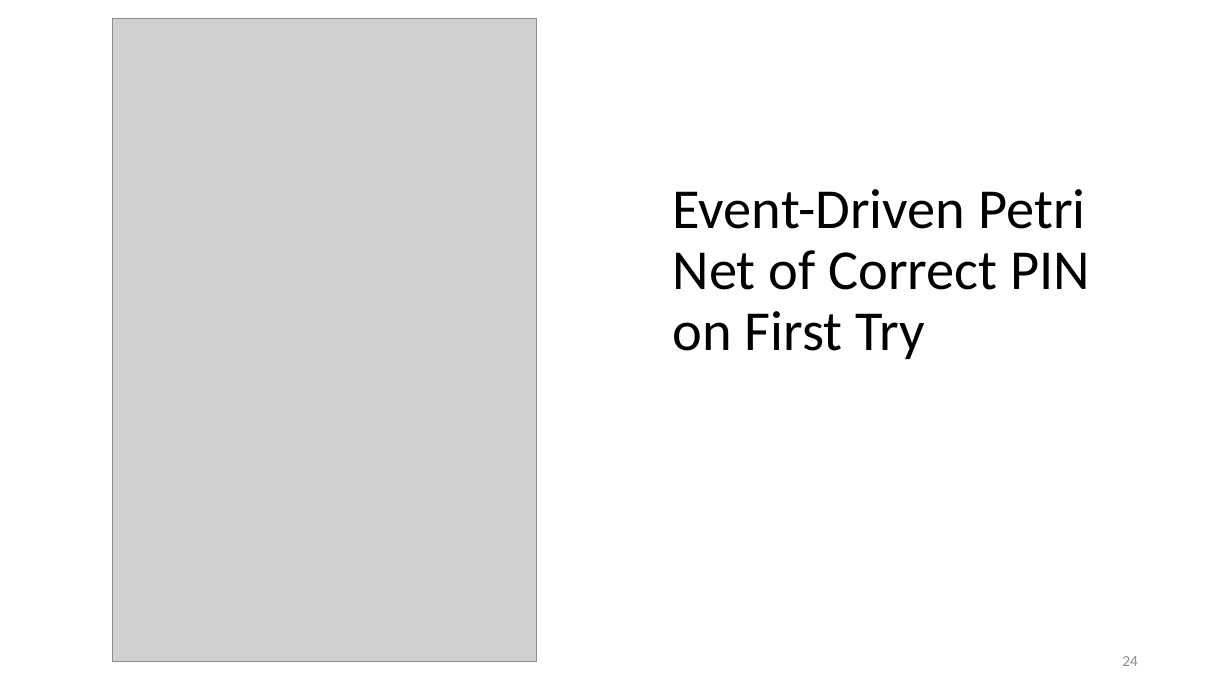
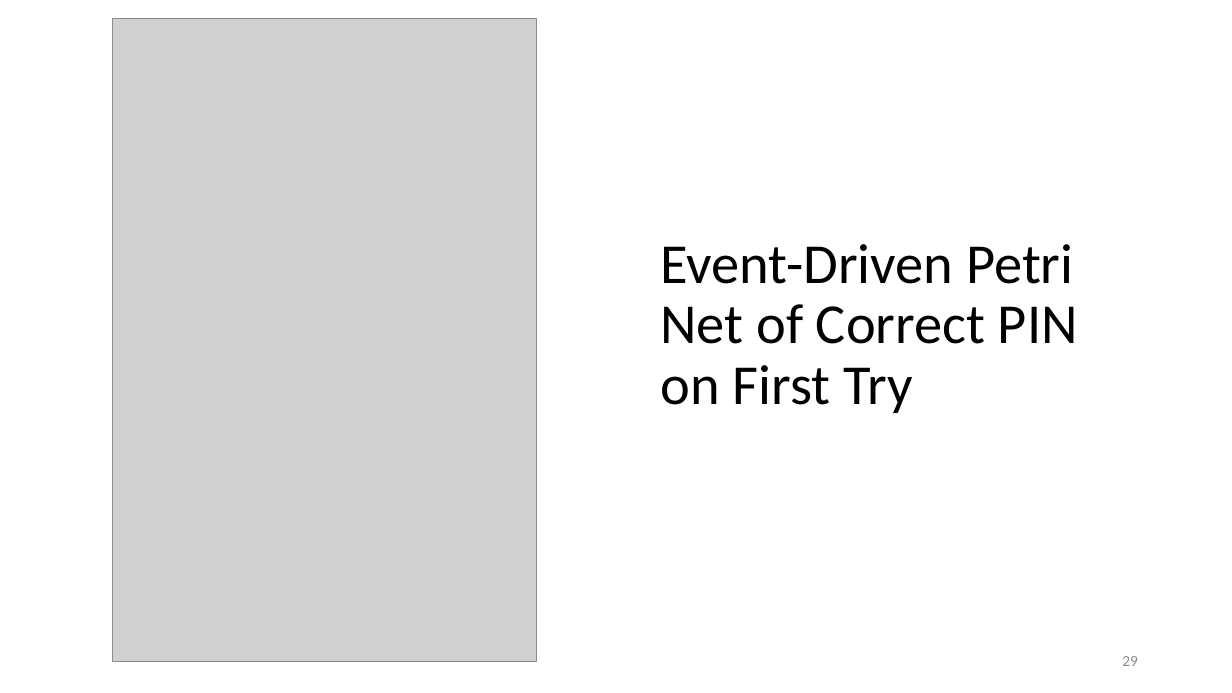
Before and after one commit to malenezi/malenezi, a slide deck: slide 29 of new_SE401/Lectures/8-Integration, System and Regression Testing/System Testing.pptx (slide 24 before the commit). Drawn at 1232x693 pixels with LibreOffice and Linux fonts; fonts in the diff are those of the drawing; grey boxes stand for pictures. Boxes give left, top, right and bottom in pixels: in the first picture for what was removed or moved away, otherwise in the second. Text is boxed around its words. In the diff, an @@ line names an element or a change of style, - is before the commit and + after.

```diff
--- a/new_SE401/Lectures/8-Integration, System and Regression Testing/System Testing.pptx
+++ b/new_SE401/Lectures/8-Integration, System and Regression Testing/System Testing.pptx
@@ title "Event-Driven Petri Net of Correct ...": place and size @@
-title "Event-Driven Petri Net of Correct ..." at <box>673,189,1090,359</box>
+title "Event-Driven Petri Net of Correct ..." at <box>660,244,1078,413</box>
@@ page number at <box>1122,656,1138,666</box>: text changed @@
-24
+29
```
Also in this commit, not shown: 15 other slides changed, 6 slides added, 2 slides removed, 1 other file.
